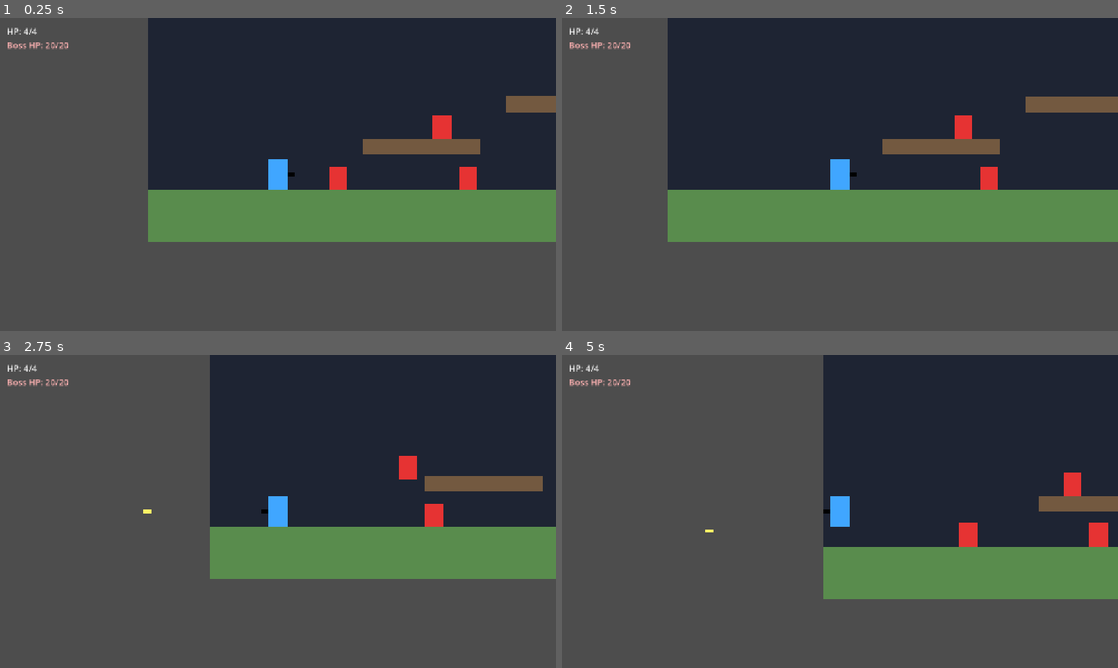
Above: before the commit, frames 1-4 (two rows, left to right).
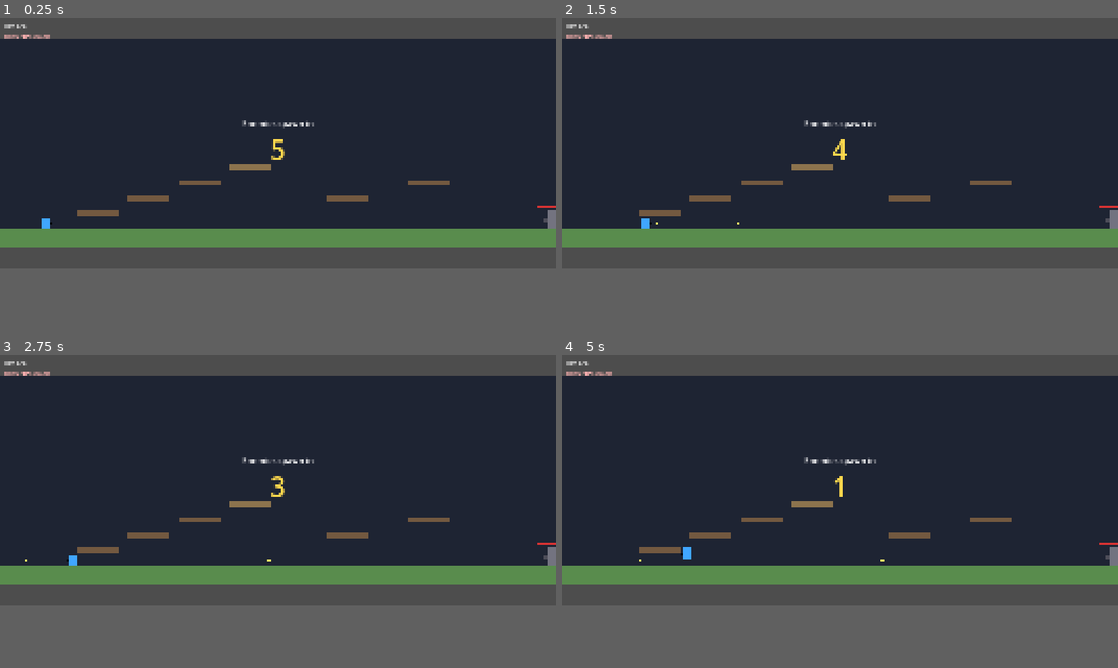
Above: after the commit, the same moments.

Repository: infactodylan/godot-nextjs-game
Game: Godot game, scene res://scenes/main.tscn
Same seed, same stepped clock (60 frames per second), same inputs: the game is played once before the commit and once after it.
Inputs:
- Up to frame 1 (0.25 s): no input
- Up to frame 2 (1.5 s): hold D (move_right) from 0.53 s (still down); tap Space (shoot) at 0.6, 1.35 s; tap W (jump) at 0.77 s; tap R (restart) at 1.25 s
- Up to frame 3 (2.75 s): tap W (jump) at 1.52 s; release D (move_right) at 2.03 s; hold A (move_left) from 2.03 s (still down); tap Space (shoot) at 2.1 s
- Up to frame 4 (5 s): release A (move_left) at 2.78 s; hold D (move_right) 2.78-4.28 s; tap Space (shoot) at 2.85, 3.6, 4.35 s; tap W (jump) at 3.02, 3.77, 4.52 s; tap R (restart) at 4.15 s; hold A (move_left) from 4.28 s (still down)
In our replay, the window is 800x450 before the commit and 800x360 after it. These sizes can differ from the game's own. Grey fills any space a smaller window leaves; there, only what the larger window draws over its background counts as a difference.

The runs differ from the first frame. In frame 1, 36% of the frame differs, in the area x 0-100%, y 0-74%; in frame 2, 33%; in frame 3, 41%; in frame 4, 43%, in the area x 0-100%, y 0-78%.

Commit message:
Implement audio management and enhance gameplay features
- Added AudioManager for centralized audio control, including player shooting, enemy death, and boss shooting sounds.
- Updated project settings to include an autoload for AudioManager.
- Adjusted window size for improved display.
- Introduced enemy spawn countdown in the HUD, with visibility control and countdown logic.
- Enhanced enemy bullet behavior and player bullet instantiation.
- Refactored main scene to manage enemy spawning and camera setup more effectively.

Diff:
--- /dev/null
+++ b/autoload/audio_manager.gd
@@ -0,0 +1,57 @@
+extends Node
+
+const MUSIC := preload("res://assets/audio/suspense_music.mp3")
+const PLAYER_GUNSHOT := preload("res://assets/audio/player_gunshot.mp3")
+const BOSS_GUNSHOT := preload("res://assets/audio/boss_gunshot.mp3")
+const SQUISHY_DEATH := preload("res://assets/audio/squishy_death.mp3")
+
+var _music_player: AudioStreamPlayer
+var _sfx_players: Array[AudioStreamPlayer] = []
+var _sfx_index := 0
+
+
+func _ready() -> void:
+	_music_player = AudioStreamPlayer.new()
+	_music_player.name = "MusicPlayer"
+	_music_player.volume_db = -8.0
+	add_child(_music_player)
+
+	for i in 4:
+		var player := AudioStreamPlayer.new()
+		player.name = "SfxPlayer%d" % i
+		player.volume_db = -2.0
+		add_child(player)
+		_sfx_players.append(player)
+
+
+func play_music() -> void:
+	if _music_player.playing:
+		return
+
+	var stream := MUSIC.duplicate() as AudioStreamMP3
+	stream.loop = true
+	_music_player.stream = stream
+	_music_player.play()
+
+
+func stop_music() -> void:
+	_music_player.stop()
+
+
+func play_player_shoot() -> void:
+	_play_sfx(BOSS_GUNSHOT)
+
+
+func play_boss_shoot() -> void:
+	_play_sfx(PLAYER_GUNSHOT)
+
+
+func play_enemy_death() -> void:
+	_play_sfx(SQUISHY_DEATH)
+
+
+func _play_sfx(stream: AudioStream) -> void:
+	var player := _sfx_players[_sfx_index]
+	_sfx_index = (_sfx_index + 1) % _sfx_players.size()
+	player.stream = stream
+	player.play()
--- a/entities/boss_gun/boss_gun.gd
+++ b/entities/boss_gun/boss_gun.gd
@@ -35,6 +35,7 @@
 
 
 func _fire() -> void:
+	AudioManager.play_boss_shoot()
 	var bullet_scene: PackedScene = preload("res://entities/enemy_bullet/enemy_bullet.tscn")
 	var bullet := bullet_scene.instantiate()
 	get_tree().current_scene.add_child(bullet)
--- a/entities/enemy/enemy.gd
+++ b/entities/enemy/enemy.gd
@@ -39,4 +39,5 @@
 
 
 func die() -> void:
+	AudioManager.play_enemy_death()
 	queue_free()
--- a/entities/enemy_bullet/enemy_bullet.gd
+++ b/entities/enemy_bullet/enemy_bullet.gd
@@ -1,19 +1,27 @@
 extends Area2D
 
-const SPEED := 400.0
-const LIFETIME := 3.0
+const SPEED := 480.0
+const DESPAWN_X := -32.0
 
 
 func _ready() -> void:
+	monitoring = true
+	monitorable = false
 	body_entered.connect(_on_body_entered)
-	get_tree().create_timer(LIFETIME).timeout.connect(queue_free)
 
 
 func _physics_process(delta: float) -> void:
 	position.x -= SPEED * delta
 
+	if position.x < DESPAWN_X:
+		queue_free()
+
 
 func _on_body_entered(body: Node2D) -> void:
-	if body.is_in_group("player") and body.has_method("take_damage"):
+	if not body.is_in_group("player"):
+		return
+
+	if body.has_method("take_damage"):
 		body.take_damage(1)
-		queue_free()
+
+	queue_free()
--- a/player/player.gd
+++ b/player/player.gd
@@ -30,7 +30,6 @@
 @onready var collision_shape: CollisionShape2D = $CollisionShape2D
 @onready var visual: ColorRect = $Visual
 @onready var direction_indicator: ColorRect = $DirectionIndicator
-@onready var camera: Camera2D = $Camera2D
 @onready var muzzle: Node2D = $Muzzle
 
 var _player_bullet_scene: PackedScene = preload("res://entities/player_bullet/player_bullet.tscn")
@@ -96,6 +95,7 @@
 		return
 
 	_shoot_cooldown = SHOOT_COOLDOWN
+	AudioManager.play_player_shoot()
 	var bullet := _player_bullet_scene.instantiate()
 	get_tree().current_scene.add_child(bullet)
 	bullet.global_position = muzzle.global_position
@@ -133,7 +133,6 @@
 	visual.offset_top = -height
 	visual.offset_right = HALF_WIDTH
 	visual.offset_bottom = 0.0
-	camera.position.y = -half_height
 	_update_direction_indicator()
 
 
--- a/player/player.tscn
+++ b/player/player.tscn
@@ -29,9 +29,5 @@
 offset_bottom = -20.0
 color = Color(0, 0, 0, 1)
 
-[node name="Camera2D" type="Camera2D" parent="."]
-position = Vector2(0, -24)
-zoom = Vector2(1.5, 1.5)
-
 [node name="Muzzle" type="Node2D" parent="."]
 position = Vector2(20, -24)
--- a/project.godot
+++ b/project.godot
@@ -15,10 +15,14 @@
 config/features=PackedStringArray("4.7", "GL Compatibility")
 config/icon="res://icon.svg"
 
+[autoload]
+
+AudioManager="*res://autoload/audio_manager.gd"
+
 [display]
 
-window/size/viewport_width=1280
-window/size/viewport_height=720
+window/size/viewport_width=2400
+window/size/viewport_height=1080
 window/stretch/mode="canvas_items"
 window/stretch/aspect="expand"
 
--- a/scenes/hud.gd
+++ b/scenes/hud.gd
@@ -3,11 +3,15 @@
 @onready var health_label: Label = $MarginContainer/VBoxContainer/HealthLabel
 @onready var boss_label: Label = $MarginContainer/VBoxContainer/BossLabel
 @onready var status_label: Label = $MarginContainer/VBoxContainer/StatusLabel
+@onready var countdown_label: Label = $CountdownCenter/CountdownVBox/CountdownLabel
+@onready var countdown_subtitle: Label = $CountdownCenter/CountdownVBox/CountdownSubtitle
 
 
 func _ready() -> void:
 	boss_label.visible = false
 	status_label.visible = false
+	countdown_label.visible = false
+	countdown_subtitle.visible = false
 
 
 func bind_player(player: CharacterBody2D) -> void:
@@ -21,6 +25,24 @@
 	boss.defeated.connect(_on_boss_defeated)
 	boss_label.visible = true
 	_on_boss_health_changed(boss.health, 20)
+
+
+func start_spawn_countdown(_seconds: float) -> void:
+	countdown_label.visible = true
+	countdown_subtitle.visible = true
+	countdown_subtitle.text = "Enemies spawn in"
+
+
+func update_spawn_countdown(seconds_remaining: float) -> void:
+	if seconds_remaining > 0.0:
+		countdown_label.text = str(maxi(ceili(seconds_remaining), 1))
+	else:
+		countdown_label.text = "GO!"
+
+
+func hide_spawn_countdown() -> void:
+	countdown_label.visible = false
+	countdown_subtitle.visible = false
 
 
 func show_restart_message(message: String) -> void:
--- a/scenes/main.gd
+++ b/scenes/main.gd
@@ -1,22 +1,99 @@
 extends Node2D
 
+const ENEMY_SPAWN_DELAY := 5.0
+const SCREEN_SIZE_RATIO := 0.75
+const MAP_SIZE := Vector2(2400.0, 900.0)
+
 @onready var player: CharacterBody2D = $Player
+@onready var map_camera: Camera2D = $MapCamera
 @onready var hud: CanvasLayer = $HUD
 @onready var boss_gun: Node2D = $BossGun
+@onready var enemies: Node2D = $Enemies
 
 var _can_restart := false
+var _enemies_active := false
+var _spawn_countdown := ENEMY_SPAWN_DELAY
 
 
 func _ready() -> void:
+	_setup_window_size()
+	_setup_map_camera()
+	_prepare_enemies()
+	_disable_boss()
+	AudioManager.play_music()
+
 	hud.bind_player(player)
 	hud.bind_boss(boss_gun)
+	hud.start_spawn_countdown(ENEMY_SPAWN_DELAY)
 	player.died.connect(_on_player_died)
 	boss_gun.defeated.connect(_on_boss_defeated)
 
 
-func _process(_delta: float) -> void:
+func _process(delta: float) -> void:
 	if _can_restart and Input.is_action_just_pressed("restart"):
 		get_tree().reload_current_scene()
+		return
+
+	if _enemies_active:
+		return
+
+	_spawn_countdown -= delta
+	hud.update_spawn_countdown(_spawn_countdown)
+
+	if _spawn_countdown <= 0.0:
+		_spawn_all_enemies()
+
+
+func _setup_window_size() -> void:
+	var screen_index := DisplayServer.window_get_current_screen()
+	var screen_size := DisplayServer.screen_get_size(screen_index)
+	var target_width := int(screen_size.x * SCREEN_SIZE_RATIO)
+	var target_height := int(screen_size.y * SCREEN_SIZE_RATIO)
+	var map_aspect := MAP_SIZE.x / MAP_SIZE.y
+	var window_aspect := float(target_width) / float(target_height)
+
+	if window_aspect < map_aspect:
+		target_height = int(float(target_width) / map_aspect)
+	else:
+		target_width = int(float(target_height) * map_aspect)
+
+	var window_size := Vector2i(target_width, target_height)
+	DisplayServer.window_set_size(window_size)
+	DisplayServer.window_set_position((screen_size - window_size) / 2)
+
+
+func _setup_map_camera() -> void:
+	await get_tree().process_frame
+	var viewport_size := get_viewport().get_visible_rect().size
+	var zoom_factor := minf(
+		viewport_size.x / MAP_SIZE.x,
+		viewport_size.y / MAP_SIZE.y
+	)
+	map_camera.zoom = Vector2(zoom_factor, zoom_factor)
+	map_camera.position = MAP_SIZE * 0.5
+
+
+func _prepare_enemies() -> void:
+	for enemy in enemies.get_children():
+		enemy.visible = false
+		enemy.process_mode = Node.PROCESS_MODE_DISABLED
+		enemy.collision_layer = 0
+
+
+func _disable_boss() -> void:
+	boss_gun.set_process(false)
+
+
+func _spawn_all_enemies() -> void:
+	_enemies_active = true
+	hud.hide_spawn_countdown()
+
+	for enemy in enemies.get_children():
+		enemy.visible = true
+		enemy.process_mode = Node.PROCESS_MODE_INHERIT
+		enemy.collision_layer = 4
+
+	boss_gun.set_process(true)
 
 
 func _on_player_died() -> void:
--- a/scenes/main.tscn
+++ b/scenes/main.tscn
@@ -14,6 +14,9 @@
 
 [node name="Main" type="Node2D"]
 script = ExtResource("1_main")
+
+[node name="MapCamera" type="Camera2D" parent="."]
+position = Vector2(1200, 450)
 
 [node name="Background" type="ColorRect" parent="."]
 offset_right = 2400.0
@@ -153,6 +156,30 @@
 
 [node name="HUD" type="CanvasLayer" parent="."]
 script = ExtResource("5_hud")
+
+[node name="CountdownCenter" type="CenterContainer" parent="HUD"]
+anchors_preset = 15
+anchor_right = 1.0
+anchor_bottom = 1.0
+grow_horizontal = 2
+grow_vertical = 2
+
+[node name="CountdownVBox" type="VBoxContainer" parent="HUD/CountdownCenter"]
+layout_mode = 2
+
+[node name="CountdownSubtitle" type="Label" parent="HUD/CountdownCenter/CountdownVBox"]
+layout_mode = 2
+theme_override_colors/font_color = Color(1, 1, 1, 1)
+theme_override_font_sizes/font_size = 36
+text = "Enemies spawn in"
+horizontal_alignment = 1
+
+[node name="CountdownLabel" type="Label" parent="HUD/CountdownCenter/CountdownVBox"]
+layout_mode = 2
+theme_override_colors/font_color = Color(1, 0.85, 0.3, 1)
+theme_override_font_sizes/font_size = 120
+text = "5"
+horizontal_alignment = 1
 
 [node name="MarginContainer" type="MarginContainer" parent="HUD"]
 anchors_preset = 15
@@ -171,17 +198,17 @@
 [node name="HealthLabel" type="Label" parent="HUD/MarginContainer/VBoxContainer"]
 layout_mode = 2
 theme_override_colors/font_color = Color(1, 1, 1, 1)
-theme_override_font_sizes/font_size = 20
+theme_override_font_sizes/font_size = 28
 text = "HP: 4/4"
 
 [node name="BossLabel" type="Label" parent="HUD/MarginContainer/VBoxContainer"]
 layout_mode = 2
 theme_override_colors/font_color = Color(1, 0.7, 0.7, 1)
-theme_override_font_sizes/font_size = 20
+theme_override_font_sizes/font_size = 28
 text = "Boss HP: 20/20"
 
 [node name="StatusLabel" type="Label" parent="HUD/MarginContainer/VBoxContainer"]
 layout_mode = 2
 theme_override_colors/font_color = Color(1, 0.9, 0.4, 1)
-theme_override_font_sizes/font_size = 24
+theme_override_font_sizes/font_size = 34
 text = "Game Over — press R to restart"
Not shown, added: assets/audio/boss_gunshot.mp3.import
Not shown, added: assets/audio/player_gunshot.mp3.import
Not shown, added: assets/audio/squishy_death.mp3.import
Not shown, added: assets/audio/suspense_music.mp3.import
Not shown, added: autoload/audio_manager.gd.uid
Not shown, added: assets/audio/boss_gunshot.mp3
Not shown, added: assets/audio/player_gunshot.mp3
Not shown, added: assets/audio/squishy_death.mp3
Not shown, added: assets/audio/suspense_music.mp3
